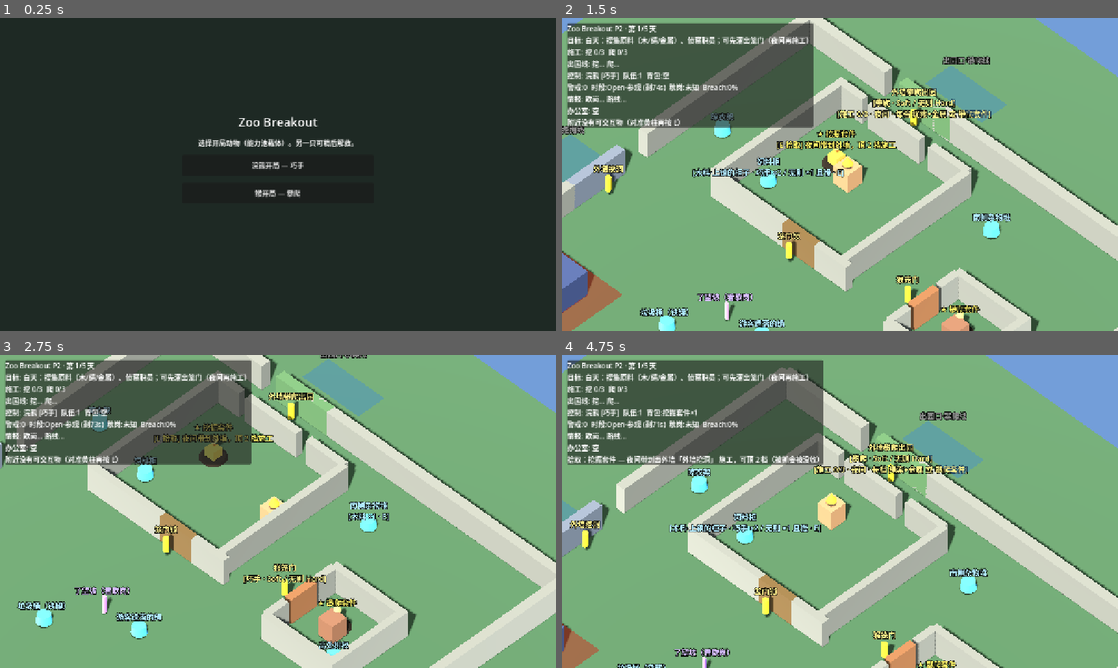
Above: before the commit, frames 1-4 (two rows, left to right).
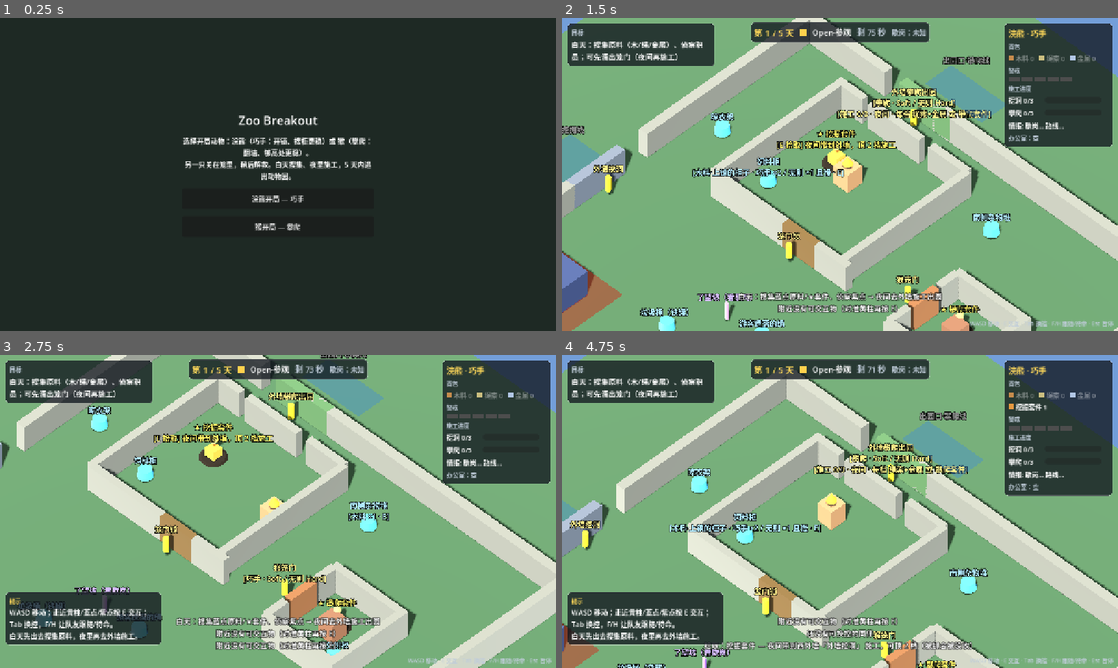
Above: after the commit, the same moments.

Repository: CoraStarX/ZooBreakout
Game: Godot game, scene res://scenes/boot/start_select.tscn
The game is run twice, just before and just after one commit, with the same random seed, the same clock (stepped at 60 frames per second) and the same inputs.
Inputs (mouse positions are in pixels of both pictures, inside the frame that each line leads up to):
- Up to frame 1 (0.25 s): no input
- Up to frame 2 (1.5 s): click "浣熊开局 — 巧手" at 0.5 s; tap Enter at 1.25 s; move the mouse to (962, 158) at 1.27 s; hold D (move_right) from 1.28 s (still down); tap E (interact) at 1.35 s; click (962, 158) at 1.42 s
- Up to frame 3 (2.75 s): move the mouse to (166, 527) at 2.02 s; release D (move_right) at 2.03 s; hold S (move_back) from 2.03 s (still down); tap E (interact) at 2.1 s; click (166, 527) at 2.17 s
- Up to frame 4 (4.75 s): move the mouse to (895, 442) at 2.77 s; release S (move_back) at 2.78 s; hold D (move_right) 2.78-3.53 s; hold F (order_follow) 2.78-3.53 s; click (895, 442) at 2.92 s; tap E (interact) at 3.05, 3.8, 4.55 s; move the mouse to (812, 574) at 3.52 s; hold W (move_forward) 3.53-4.28 s; tap H (order_hold) at 3.6 s; click (812, 574) at 3.67 s; move the mouse to (1006, 558) at 4.27 s; hold A (move_left) from 4.28 s (still down); hold Tab (switch_animal) from 4.28 s (still down); click (1006, 558) at 4.42 s

The runs differ from the first frame. In frame 1, 2.2% of the frame differs, in the area x 32-67%, y 31-68%; in frame 2, 25%; in frame 3, 30%; in frame 4, 31%, in the area x 1-100%, y 1-99%.

Commit message:
Add in-game HUD, onboarding hints, pause menu, and CI workflow
- GameHUD: top bar (day/phase/clock/rest), objective, status column
  (inventory, alert pips, route progress, intel), message log
- HintDirector: one-time contextual hints persisted via UserPrefs
  (headless runs never write prefs)
- PauseMenu (Esc/Start): controls, hints toggle/reset, volume, back to title
- Debug panel moved behind F3; title screen explains starters
- tests: p2_ui; .github/workflows/tests.yml runs tools/run_tests.sh

Co-Authored-By: Claude Sonnet 5.5 <noreply@anthropic.com>

Diff:
--- a/content/levels/zoo_world.gd
+++ b/content/levels/zoo_world.gd
@@ -93,6 +93,17 @@
 	_result_ui = RUN_RESULT_SCENE.instantiate() as CanvasLayer
 	add_child(_result_ui)
 	add_child(DayBanner.new())
+	var hud := GameHUD.new()
+	hud.name = "GameHUD"
+	add_child(hud)
+	var hints := HintDirector.new()
+	hints.name = "Hints"
+	hints.hud = hud
+	add_child(hints)
+	var pause_menu := PauseMenu.new()
+	pause_menu.name = "PauseMenu"
+	pause_menu.hint_director = hints
+	add_child(pause_menu)
 	Bus.interact_feedback.emit("白天：搜集蓝点原料/★套件、侦察紫点 → 夜间去外墙施工出园")
 
 
--- a/content/ui/day_banner.gd
+++ b/content/ui/day_banner.gd
@@ -14,7 +14,7 @@
 	_panel = PanelContainer.new()
 	_panel.set_anchors_preset(Control.PRESET_CENTER_TOP)
 	_panel.grow_horizontal = Control.GROW_DIRECTION_BOTH
-	_panel.position.y = 24
+	_panel.position.y = 70
 	_panel.modulate.a = 0.0
 	_panel.mouse_filter = Control.MOUSE_FILTER_IGNORE
 	var box := VBoxContainer.new()
--- a/content/ui/debug_hud.gd
+++ b/content/ui/debug_hud.gd
@@ -7,6 +7,7 @@
 
 
 func _ready() -> void:
+	visible = false ## the real HUD is GameHUD; F3 toggles this developer panel
 	Bus.interact_feedback.connect(_on_feedback)
 	Bus.animal_switched.connect(func(_a): _refresh())
 	Bus.alert_changed.connect(func(_l): _refresh())
@@ -20,7 +21,13 @@
 
 
 func _process(_delta: float) -> void:
-	_refresh()
+	if visible:
+		_refresh()
+
+
+func _unhandled_key_input(event: InputEvent) -> void:
+	if event is InputEventKey and event.pressed and not event.echo and event.keycode == KEY_F3:
+		visible = not visible
 
 
 func _inventory_text(a: AnimalActor) -> String:
--- /dev/null
+++ b/content/ui/game_hud.gd
@@ -0,0 +1,296 @@
+class_name GameHUD
+extends CanvasLayer
+## In-game HUD: top bar (day / phase / clock), objective (left), status column (right),
+## message log + onboarding hint (bottom). Polls the level root at ~8 Hz — no per-frame text churn.
+
+const REFRESH_SEC := 0.12
+const LOG_LINES := 3
+const LOG_SEC := 6.0
+
+const PHASE_COLORS := {
+	Clock.Phase.OPEN: Color(1.0, 0.82, 0.3),
+	Clock.Phase.CLOSE: Color(1.0, 0.55, 0.3),
+	Clock.Phase.NIGHT_PATROL: Color(0.45, 0.6, 1.0),
+	Clock.Phase.NIGHT_QUIET: Color(0.55, 0.45, 0.9),
+}
+const ITEM_COLORS := {
+	&"wood": Color(0.78, 0.55, 0.3),
+	&"rope": Color(0.8, 0.75, 0.5),
+	&"metal": Color(0.7, 0.78, 0.9),
+	&"dig_kit": Color(0.9, 0.6, 0.25),
+	&"climb_kit": Color(0.4, 0.8, 0.45),
+}
+const ITEM_ORDER: Array[StringName] = [&"wood", &"rope", &"metal", &"dig_kit", &"climb_kit"]
+
+var _day_l: Label
+var _phase_l: Label
+var _phase_chip: ColorRect
+var _time_l: Label
+var _rest_l: Label
+var _obj_l: Label
+var _who_l: Label
+var _item_rows: Dictionary = {}
+var _alert_pips: Array[ColorRect] = []
+var _intel_l: Label
+var _dig_bar: ProgressBar
+var _climb_bar: ProgressBar
+var _dig_l: Label
+var _climb_l: Label
+var _office_l: Label
+var _log_l: Label
+var _hint_panel: PanelContainer
+var _hint_l: Label
+var _hint_tween: Tween
+var _keys_l: Label
+var _since: float = 0.0
+var _log: Array = [] ## [text, expire_msec]
+
+
+func _ready() -> void:
+	layer = 5
+	_build()
+	Bus.interact_feedback.connect(_push_log)
+	_refresh()
+
+
+func _process(delta: float) -> void:
+	_since += delta
+	if _since >= REFRESH_SEC:
+		_since = 0.0
+		_refresh()
+	_trim_log()
+
+
+## Onboarding text shown bottom-left for a few seconds.
+func show_hint(text: String, seconds: float = 10.0) -> void:
+	_hint_l.text = text
+	_hint_panel.visible = true
+	_hint_panel.modulate.a = 1.0
+	if _hint_tween and _hint_tween.is_valid():
+		_hint_tween.kill()
+	_hint_tween = create_tween()
+	_hint_tween.tween_interval(seconds)
+	_hint_tween.tween_property(_hint_panel, "modulate:a", 0.0, 0.8)
+	_hint_tween.tween_callback(func() -> void: _hint_panel.visible = false)
+
+
+func hide_hint() -> void:
+	if _hint_tween and _hint_tween.is_valid():
+		_hint_tween.kill()
+	_hint_panel.visible = false
+
+
+func _build() -> void:
+	var root := Control.new()
+	root.set_anchors_preset(Control.PRESET_FULL_RECT)
+	root.mouse_filter = Control.MOUSE_FILTER_IGNORE
+	add_child(root)
+
+	## --- top bar ---
+	var top := UIKit.panel(Vector2(0, 0), 8)
+	top.set_anchors_preset(Control.PRESET_CENTER_TOP)
+	top.grow_horizontal = Control.GROW_DIRECTION_BOTH
+	top.position.y = 10
+	root.add_child(top)
+	var th := HBoxContainer.new()
+	th.add_theme_constant_override("separation", 14)
+	top.add_child(th)
+	_day_l = UIKit.label("", 20, UIKit.ACCENT)
+	th.add_child(_day_l)
+	_phase_chip = UIKit.swatch(Color.WHITE, Vector2(14, 14))
+	th.add_child(_phase_chip)
+	_phase_l = UIKit.label("", 18)
+	th.add_child(_phase_l)
+	_time_l = UIKit.label("", 18, UIKit.TEXT_DIM)
+	th.add_child(_time_l)
+	_rest_l = UIKit.label("", 16, UIKit.TEXT_DIM)
+	th.add_child(_rest_l)
+
+	## --- objective (left) ---
+	var left := UIKit.panel(Vector2(340, 0))
+	left.position = Vector2(12, 12)
+	root.add_child(left)
+	var lv := VBoxContainer.new()
+	lv.add_theme_constant_override("separation", 4)
+	left.add_child(lv)
+	lv.add_child(UIKit.label("目标", 14, UIKit.TEXT_DIM))
+	_obj_l = UIKit.label("", 17)
+	_obj_l.autowrap_mode = TextServer.AUTOWRAP_WORD_SMART
+	_obj_l.custom_minimum_size = Vector2(320, 0)
+	lv.add_child(_obj_l)
+
+	## --- status (right) ---
+	var right := UIKit.panel(Vector2(250, 0))
+	right.set_anchors_preset(Control.PRESET_TOP_RIGHT)
+	right.grow_horizontal = Control.GROW_DIRECTION_BEGIN
+	right.offset_left = -12.0
+	right.offset_right = -12.0
+	right.offset_top = 12.0
+	right.offset_bottom = 12.0
+	root.add_child(right)
+	var rv := VBoxContainer.new()
+	rv.add_theme_constant_override("separation", 6)
+	right.add_child(rv)
+	_who_l = UIKit.label("", 18, UIKit.ACCENT)
+	rv.add_child(_who_l)
+	rv.add_child(UIKit.label("背包", 13, UIKit.TEXT_DIM))
+	var inv := HFlowContainer.new()
+	inv.add_theme_constant_override("h_separation", 12)
+	inv.mouse_filter = Control.MOUSE_FILTER_IGNORE
+	rv.add_child(inv)
+	for id in ITEM_ORDER:
+		var row := HBoxContainer.new()
+		row.add_theme_constant_override("separation", 4)
+		row.add_child(UIKit.swatch(ITEM_COLORS[id]))
+		var l := UIKit.label("", 15)
+		row.add_child(l)
+		inv.add_child(row)
+		_item_rows[id] = {"row": row, "label": l}
+	rv.add_child(UIKit.label("警戒", 13, UIKit.TEXT_DIM))
+	var pips := HBoxContainer.new()
+	pips.add_theme_constant_override("separation", 4)
+	rv.add_child(pips)
+	for i in GameConst.MAX_ALERT_LEVEL:
+		var pip := UIKit.swatch(Color(0.3, 0.3, 0.3), Vector2(26, 10))
+		pips.add_child(pip)
+		_alert_pips.append(pip)
+	rv.add_child(UIKit.label("施工进度", 13, UIKit.TEXT_DIM))
+	var dig_row := HBoxContainer.new()
+	_dig_l = UIKit.label("挖洞", 15)
+	_dig_l.custom_minimum_size = Vector2(80, 0)
+	dig_row.add_child(_dig_l)
+	_dig_bar = _bar()
+	dig_row.add_child(_dig_bar)
+	rv.add_child(dig_row)
+	var climb_row := HBoxContainer.new()
+	_climb_l = UIKit.label("攀爬", 15)
+	_climb_l.custom_minimum_size = Vector2(80, 0)
+	climb_row.add_child(_climb_l)
+	_climb_bar = _bar()
+	climb_row.add_child(_climb_bar)
+	rv.add_child(climb_row)
+	_intel_l = UIKit.label("", 15)
+	rv.add_child(_intel_l)
+	_office_l = UIKit.label("", 14, UIKit.TEXT_DIM)
+	rv.add_child(_office_l)
+
+	## --- message log (bottom center) ---
+	_log_l = UIKit.label("", 17)
+	_log_l.horizontal_alignment = HORIZONTAL_ALIGNMENT_CENTER
+	_log_l.add_theme_color_override("font_outline_color", Color(0, 0, 0, 0.9))
+	_log_l.add_theme_constant_override("outline_size", 6)
+	_log_l.set_anchors_preset(Control.PRESET_CENTER_BOTTOM)
+	_log_l.grow_horizontal = Control.GROW_DIRECTION_BOTH
+	_log_l.grow_vertical = Control.GROW_DIRECTION_BEGIN
+	_log_l.offset_top = -40.0
+	_log_l.offset_bottom = -40.0
+	root.add_child(_log_l)
+
+	## --- onboarding hint (bottom left) ---
+	_hint_panel = UIKit.panel(Vector2(360, 0))
+	_hint_panel.set_anchors_preset(Control.PRESET_BOTTOM_LEFT)
+	_hint_panel.grow_vertical = Control.GROW_DIRECTION_BEGIN
+	_hint_panel.offset_left = 12.0
+	_hint_panel.offset_right = 12.0
+	_hint_panel.offset_top = -52.0
+	_hint_panel.offset_bottom = -52.0
+	_hint_panel.visible = false
+	root.add_child(_hint_panel)
+	var hv := VBoxContainer.new()
+	_hint_panel.add_child(hv)
+	hv.add_child(UIKit.label("提示", 13, UIKit.ACCENT))
+	_hint_l = UIKit.label("", 16)
+	_hint_l.autowrap_mode = TextServer.AUTOWRAP_WORD_SMART
+	_hint_l.custom_minimum_size = Vector2(340, 0)
+	hv.add_child(_hint_l)
+
+	## --- key legend (bottom right) ---
+	_keys_l = UIKit.label("WASD 移动 · E 交互 · Tab 换控 · F/H 跟随/待命 · Esc 暂停", 13, UIKit.TEXT_DIM)
+	_keys_l.set_anchors_preset(Control.PRESET_BOTTOM_RIGHT)
+	_keys_l.grow_horizontal = Control.GROW_DIRECTION_BEGIN
+	_keys_l.grow_vertical = Control.GROW_DIRECTION_BEGIN
+	_keys_l.offset_left = -12.0
+	_keys_l.offset_right = -12.0
+	_keys_l.offset_top = -8.0
+	_keys_l.offset_bottom = -8.0
+	root.add_child(_keys_l)
+
+
+func _bar() -> ProgressBar:
+	var b := ProgressBar.new()
+	b.min_value = 0
+	b.max_value = GameConst.ROUTE_TIERS
+	b.show_percentage = false
+	b.custom_minimum_size = Vector2(130, 14)
+	b.size_flags_vertical = Control.SIZE_SHRINK_CENTER
+	b.mouse_filter = Control.MOUSE_FILTER_IGNORE
+	return b
+
+
+func _push_log(message: String) -> void:
+	_log.append([message, Time.get_ticks_msec() + int(LOG_SEC * 1000.0)])
+	while _log.size() > LOG_LINES:
+		_log.pop_front()
+	_render_log()
+
+
+func _trim_log() -> void:
+	var now := Time.get_ticks_msec()
+	var changed := false
+	while not _log.is_empty() and int(_log[0][1]) < now:
+		_log.pop_front()
+		changed = true
+	if changed:
+		_render_log()
+
+
+func _render_log() -> void:
+	var lines := PackedStringArray()
+	for e in _log:
+		lines.append(String(e[0]))
+	_log_l.text = "\n".join(lines)
+
+
+func _refresh() -> void:
+	var world := get_tree().get_first_node_in_group("zoo_world")
+	var session: RunSession = null
+	if world and world.get("session") is RunSession:
+		session = world.get("session")
+
+	_day_l.text = "第 %d / %d 天" % [Clock.day, GameConst.DEADLINE_DAY]
+	_phase_l.text = Clock.phase_name()
+	_phase_chip.color = PHASE_COLORS.get(Clock.phase, Color.WHITE)
+	_time_l.text = "剩 %d 秒" % int(ceil(Clock.phase_remaining()))
+	_rest_l.text = "歇岗：未知"
+	if session and session.has_intel(IntelIds.REST_TIME):
+		_rest_l.text = "歇岗中" if Clock.phase == Clock.Phase.NIGHT_QUIET else "距歇岗 %d 秒" % int(Clock.seconds_until_quiet())
+
+	if world and world.has_method("current_objective"):
+		_obj_l.text = str(world.call("current_objective"))
+
+	var me: AnimalActor = null
+	if world and world.has_method("controlled_animal"):
+		me = world.call("controlled_animal")
+	if me and me.def:
+		var detained := ""
+		if me.is_confined:
+			detained = "  [短押 %d 秒]" % int(ceil(CaptureFlow.detention_left(me)))
+		_who_l.text = "%s · %s%s" % [me.def.display_name, me.def.capability_labels(), detained]
+		for id in ITEM_ORDER:
+			var n := me.item_count(id)
+			var entry: Dictionary = _item_rows[id]
+			(entry["row"] as Control).visible = n > 0 or KitIds.is_material(id)
+			(entry["label"] as Label).text = "%s %d" % [KitIds.display_name(id), n]
+			(entry["label"] as Label).modulate = Color.WHITE if n > 0 else Color(1, 1, 1, 0.4)
+	for i in _alert_pips.size():
+		_alert_pips[i].color = Color(0.9, 0.25, 0.2) if i < Alert.level else Color(0.3, 0.3, 0.3)
+
+	if session:
+		var dig: int = session.route_tiers[RunSession.ExitRoute.DIG]
+		var climb: int = session.route_tiers[RunSession.ExitRoute.CLIMB]
+		_dig_bar.value = dig
+		_climb_bar.value = climb
+		_dig_l.text = "挖洞 ✓" if session.route_dig_ready else "挖洞 %d/%d" % [dig, GameConst.ROUTE_TIERS]
+		_climb_l.text = "攀爬 ✓" if session.route_climb_ready else "攀爬 %d/%d" % [climb, GameConst.ROUTE_TIERS]
+		_intel_l.text = session.intel_line()
+	_office_l.text = "办公室：%s" % OfficeStorage.summary()
--- /dev/null
+++ b/content/ui/hint_director.gd
@@ -0,0 +1,50 @@
+class_name HintDirector
+extends Node
+## Onboarding: contextual one-time hints. "Seen" state persists in UserPrefs; can be switched off / reset
+## from the pause menu. Never blocks input.
+
+const HINTS := {
+	&"start": "WASD 移动；走近黄柱/蓝点/紫点按 E 交互；Tab 换控，F/H 让队友跟随/待命。\\n白天先出去搜集原料，夜里再去外墙施工。",
+	&"gather": "原料夜里施工用：挖洞每档 木料+金属，攀爬每档 绳索+金属。\\n金属稀缺——冒险去职员工具间，或趁职员停步从背后偷他的工具车。",
+	&"close": "闭园了，很快入夜。白天的搜集到此为止，准备去外墙。",
+	&"night": "夜间：去西/南外墙按 E 施工（分 3 档）。红色扇形是职员视线；他歇岗时最安全，吵的 Hard 施工也不会引来人。",
+	&"captured": "被抓：物品进办公室，你在笼内短押一小会儿（笼里还能搜集）。同伴可以撬门救你，但笼门当天会加固，开锁更费劲。",
+	&"intel": "情报会跨天保留。知道职员歇岗时间，就能挑最安全的窗口施工。",
+	&"rescued": "同伴入队！Tab 换控——不同动物的能力能让同一件事更稳更快，也能分头行动。",
+}
+const SEEN := "hints_seen"
+
+var hud: GameHUD
+var enabled: bool = true
+
+
+func _ready() -> void:
+	enabled = bool(UserPrefs.get_value("prefs", "hints_enabled", true))
+	Bus.material_gathered.connect(func(_id: StringName, _n: int) -> void: trigger(&"gather"))
+	Bus.captured.connect(func(_a: Node3D) -> void: trigger(&"captured"))
+	Bus.intel_gained.connect(func(_id: StringName) -> void: trigger(&"intel"))
+	Bus.animal_rescued.connect(func(_id: StringName) -> void: trigger(&"rescued"))
+	Bus.phase_changed.connect(func(p: int) -> void:
+		if p == Clock.Phase.CLOSE:
+			trigger(&"close")
+		elif p == Clock.Phase.NIGHT_PATROL:
+			trigger(&"night")
+	)
+	get_tree().create_timer(1.5).timeout.connect(func() -> void: trigger(&"start"))
+
+
+func trigger(id: StringName) -> void:
+	if not enabled or hud == null or not HINTS.has(id):
+		return
+	if bool(UserPrefs.get_value(SEEN, String(id), false)):
+		return
+	UserPrefs.set_value(SEEN, String(id), true)
+	hud.show_hint(String(HINTS[id]).replace("\\n", "\n"))
+
+
+static func set_enabled(on: bool) -> void:
+	UserPrefs.set_value("prefs", "hints_enabled", on)
+
+
+static func reset_seen() -> void:
+	UserPrefs.clear_section(SEEN)
--- /dev/null
+++ b/content/ui/pause_menu.gd
@@ -0,0 +1,123 @@
+class_name PauseMenu
+extends CanvasLayer
+## Esc pause menu: resume, controls, onboarding toggle/reset, volume, back to title.
+
+var hint_director: HintDirector
+
+var _root: Control
+var _help: Label
+var _resume: Button
+var _slider: HSlider
+
+
+func _ready() -> void:
+	layer = 30
+	process_mode = Node.PROCESS_MODE_ALWAYS
+	_build()
+	_root.visible = false
+	_apply_volume(float(UserPrefs.get_value("prefs", "master_linear", 0.8)))
+
+
+func _unhandled_input(event: InputEvent) -> void:
+	if not event.is_action_pressed("pause"):
+		return
+	if _run_finished():
+		return
+	toggle()
+	get_viewport().set_input_as_handled()
+
+
+func toggle() -> void:
+	var show := not _root.visible
+	_root.visible = show
+	get_tree().paused = show
+	if show:
+		_help.visible = false
+		_resume.grab_focus()
+
+
+func _run_finished() -> bool:
+	var world := get_tree().get_first_node_in_group("zoo_world")
+	return world != null and world.get("session") is RunSession and (world.get("session") as RunSession).is_finished()
+
+
+func _build() -> void:
+	_root = Control.new()
+	_root.set_anchors_preset(Control.PRESET_FULL_RECT)
+	add_child(_root)
+	var dim := ColorRect.new()
+	dim.set_anchors_preset(Control.PRESET_FULL_RECT)
+	dim.color = Color(0.02, 0.03, 0.05, 0.7)
+	_root.add_child(dim)
+	var center := CenterContainer.new()
+	center.set_anchors_preset(Control.PRESET_FULL_RECT)
+	_root.add_child(center)
+	var panel := UIKit.panel(Vector2(420, 0), 20)
+	panel.mouse_filter = Control.MOUSE_FILTER_STOP
+	center.add_child(panel)
+	var v := VBoxContainer.new()
+	v.add_theme_constant_override("separation", 10)
+	panel.add_child(v)
+	var title := UIKit.label("已暂停", 28, UIKit.ACCENT)
+	title.horizontal_alignment = HORIZONTAL_ALIGNMENT_CENTER
+	v.add_child(title)
+	_resume = Button.new()
+	_resume.text = "继续"
+	_resume.pressed.connect(toggle)
+	v.add_child(_resume)
+	var help_btn := Button.new()
+	help_btn.text = "操作说明"
+	help_btn.pressed.connect(func() -> void: _help.visible = not _help.visible)
+	v.add_child(help_btn)
+	_help = UIKit.label(
+		"WASD / 左摇杆  移动（相对相机）\nE / 手柄 A  交互：搜集、观察、施工、开笼门\nTab / 手柄 Y  换控\nF · H / LB · RB  队友跟随 · 待命\nEsc  暂停\n\n红色扇形 = 职员视线。夜间施工，白天搜集。",
+		15, UIKit.TEXT_DIM)
+	_help.visible = false
+	_help.autowrap_mode = TextServer.AUTOWRAP_WORD_SMART
+	_help.custom_minimum_size = Vector2(380, 0)
+	v.add_child(_help)
+	var hints := CheckButton.new()
+	hints.text = "新手引导提示"
+	hints.button_pressed = bool(UserPrefs.get_value("prefs", "hints_enabled", true))
+	hints.toggled.connect(func(on: bool) -> void:
+		HintDirector.set_enabled(on)
+		if hint_director:
+			hint_director.enabled = on
+	)
+	v.add_child(hints)
+	var reset_btn := Button.new()
+	reset_btn.text = "重置引导（再次显示全部提示）"
+	reset_btn.pressed.connect(func() -> void:
+		HintDirector.reset_seen()
+		Bus.interact_feedback.emit("引导已重置")
+	)
+	v.add_child(reset_btn)
+	var vol_row := HBoxContainer.new()
+	vol_row.add_child(UIKit.label("音量", 16))
+	_slider = HSlider.new()
+	_slider.min_value = 0.0
+	_slider.max_value = 1.0
+	_slider.step = 0.05
+	_slider.value = float(UserPrefs.get_value("prefs", "master_linear", 0.8))
+	_slider.custom_minimum_size = Vector2(250, 20)
+	_slider.size_flags_horizontal = Control.SIZE_EXPAND_FILL
+	_slider.value_changed.connect(func(val: float) -> void:
+		_apply_volume(val)
+		UserPrefs.set_value("prefs", "master_linear", val)
+	)
+	vol_row.add_child(_slider)
+	v.add_child(vol_row)
+	var quit_btn := Button.new()
+	quit_btn.text = "回标题（放弃本局）"
+	quit_btn.pressed.connect(_to_title)
+	v.add_child(quit_btn)
+
+
+func _apply_volume(linear: float) -> void:
+	AudioServer.set_bus_volume_db(0, linear_to_db(maxf(linear, 0.0001)))
+
+
+func _to_title() -> void:
+	get_tree().paused = false
+	RunLifecycle.reset()
+	get_tree().change_scene_to_file("res://scenes/boot/start_select.tscn")
--- a/content/ui/start_select.gd
+++ b/content/ui/start_select.gd
@@ -9,7 +9,7 @@
 func _ready() -> void:
 	mouse_filter = Control.MOUSE_FILTER_STOP
 	if _hint:
-		_hint.text = "选择开局动物（能力池载体）。另一只可稍后解救。"
+		_hint.text = "选择开局动物：浣熊（巧手：开锁、搜柜更稳）或 猴（攀爬：翻墙、够高处更稳）。\n另一只关在笼里，稍后解救。白天搜集、夜里施工，5 天内逃出动物园。"
 	# Connect in code so instance/main wrapping never drops .tscn connections.
 	if _raccoon_btn and not _raccoon_btn.pressed.is_connected(_on_raccoon_pressed):
 		_raccoon_btn.pressed.connect(_on_raccoon_pressed)
--- /dev/null
+++ b/content/ui/ui_kit.gd
@@ -0,0 +1,40 @@
+class_name UIKit
+extends RefCounted
+## Small shared UI builders so HUD / pause menu look consistent (no theme file yet).
+
+const BG := Color(0.07, 0.09, 0.12, 0.78)
+const BORDER := Color(1, 1, 1, 0.12)
+const TEXT_DIM := Color(0.75, 0.8, 0.85)
+const ACCENT := Color(1.0, 0.85, 0.35)
+
+
+static func panel(min_size: Vector2 = Vector2.ZERO, margin: int = 10) -> PanelContainer:
+	var p := PanelContainer.new()
+	var sb := StyleBoxFlat.new()
+	sb.bg_color = BG
+	sb.border_color = BORDER
+	sb.set_border_width_all(1)
+	sb.set_corner_radius_all(8)
+	sb.set_content_margin_all(margin)
+	p.add_theme_stylebox_override("panel", sb)
+	p.custom_minimum_size = min_size
+	p.mouse_filter = Control.MOUSE_FILTER_IGNORE
+	return p
+
+
+static func label(text: String, size: int = 16, color: Color = Color.WHITE) -> Label:
+	var l := Label.new()
+	l.text = text
+	l.add_theme_font_size_override("font_size", size)
+	l.add_theme_color_override("font_color", color)
+	l.mouse_filter = Control.MOUSE_FILTER_IGNORE
+	return l
+
+
+static func swatch(color: Color, size: Vector2 = Vector2(12, 12)) -> ColorRect:
+	var c := ColorRect.new()
+	c.color = color
+	c.custom_minimum_size = size
+	c.size_flags_vertical = Control.SIZE_SHRINK_CENTER
+	c.mouse_filter = Control.MOUSE_FILTER_IGNORE
+	return c
--- a/core/autoload/game.gd
+++ b/core/autoload/game.gd
@@ -25,6 +25,8 @@
 	_bind_joy_button("switch_animal", JOY_BUTTON_Y)
 	_bind_key("order_follow", KEY_F)
 	_bind_joy_button("order_follow", JOY_BUTTON_LEFT_SHOULDER)
+	_bind_key("pause", KEY_ESCAPE)
+	_bind_joy_button("pause", JOY_BUTTON_START)
 	_bind_key("order_hold", KEY_H)
 	_bind_joy_button("order_hold", JOY_BUTTON_RIGHT_SHOULDER)
 	## Debug-only shortcuts (gated in zoo_world when debug_enabled).
--- /dev/null
+++ b/core/user_prefs.gd
@@ -0,0 +1,41 @@
+class_name UserPrefs
+extends RefCounted
+## Tiny persistent player preferences (user://prefs.cfg). Disabled in headless runs so tests never write it.
+
+const PATH := "user://prefs.cfg"
+
+static var _cfg: ConfigFile
+static var _loaded: bool = false
+
+
+static func enabled() -> bool:
+	return DisplayServer.get_name() != "headless"
+
+
+static func _ensure() -> void:
+	if _loaded:
+		return
+	_loaded = true
+	_cfg = ConfigFile.new()
+	if enabled():
+		_cfg.load(PATH)
+
+
+static func get_value(section: String, key: String, default: Variant = null) -> Variant:
+	_ensure()
+	return _cfg.get_value(section, key, default)
+
+
+static func set_value(section: String, key: String, value: Variant) -> void:
+	_ensure()
+	_cfg.set_value(section, key, value)
+	if enabled():
+		_cfg.save(PATH)
+
+
+static func clear_section(section: String) -> void:
+	_ensure()
+	if _cfg.has_section(section):
+		_cfg.erase_section(section)
+		if enabled():
+			_cfg.save(PATH)
--- /dev/null
+++ b/prototypes/p2_ui.gd
@@ -0,0 +1,81 @@
+extends Node
+## HUD / 引导提示 / 暂停菜单（无头可验证的部分）。
+## godot --headless --path . res://prototypes/p2_ui.tscn
+
+var _pass_n := 0
+var _fail_n := 0
+
+
+func _ready() -> void:
+	print("=== P2 UI ===")
+	Game.debug_enabled = false
+	Game.selected_starter_id = &"raccoon"
+	RunLifecycle.reset()
+	Clock.auto_advance = false
+	var world: Node3D = (load("res://scenes/world/zoo_p0.tscn") as PackedScene).instantiate()
+	add_child(world)
+	await get_tree().process_frame
+	await get_tree().process_frame
+	var hud: GameHUD = world.get_node_or_null("GameHUD")
+	var hints: HintDirector = world.get_node_or_null("Hints")
+	var pause: PauseMenu = world.get_node_or_null("PauseMenu")
+	var dbg := world.get_node_or_null("DebugHUD") as CanvasLayer
+	_check(hud != null and hints != null and pause != null, "HUD / 引导 / 暂停菜单已挂载")
+	_check(dbg != null and not dbg.visible, "调试面板默认隐藏（F3 开关）")
+	_check(not UserPrefs.enabled(), "无头模式不写用户偏好文件")
+
+	## HUD reflects state.
+	await get_tree().create_timer(0.3).timeout
+	_check(hud._day_l.text.contains("1") and hud._day_l.text.contains(str(GameConst.DEADLINE_DAY)), "顶栏显示天数 '%s'" % hud._day_l.text)
+	_check(hud._obj_l.text != "", "目标栏有内容")
+	var me: AnimalActor = world.call("controlled_animal")
+	me.inventory.append(KitIds.WOOD)
+	me.inventory.append(KitIds.WOOD)
+	await get_tree().create_timer(0.3).timeout
+	_check((hud._item_rows[KitIds.WOOD]["label"] as Label).text.ends_with("2"), "背包显示木料 ×2")
+	Alert.level = 3
+	await get_tree().create_timer(0.3).timeout
+	var lit := 0
+	for pip in hud._alert_pips:
+		if pip.color.r > 0.8:
+			lit += 1
+	_check(lit == 3, "警戒条点亮 3 格")
+	var session: RunSession = world.get("session")
+	session.set_route_tiers(RunSession.ExitRoute.DIG, 2)
+	await get_tree().create_timer(0.3).timeout
+	_check(hud._dig_bar.value == 2 and hud._dig_l.text.contains("2/"), "施工进度条 2 档")
+
+	## Message log keeps the latest lines only.
+	for i in 5:
+		Bus.interact_feedback.emit("消息 %d" % i)
+	_check(hud._log.size() == GameHUD.LOG_LINES and hud._log_l.text.contains("消息 4") and not hud._log_l.text.contains("消息 0"), "消息栏只保留最近 %d 条" % GameHUD.LOG_LINES)
+
+	## Hints fire once per id.
+	hints.trigger(&"night")
+	_check(hud._hint_panel.visible and hud._hint_l.text.contains("夜间"), "夜间提示出现")
+	hud.hide_hint()
+	hints.trigger(&"night")
+	_check(not hud._hint_panel.visible, "同一提示只出现一次")
+	hints.enabled = false
+	hints.trigger(&"intel")
+	_check(not hud._hint_panel.visible, "关闭引导后不再提示")
+
+	## Pause toggles tree pause; blocked once the run is over.
+	pause.toggle()
+	_check(get_tree().paused and pause._root.visible, "暂停菜单打开并暂停游戏")
+	pause.toggle()
+	_check(not get_tree().paused and not pause._root.visible, "再次切换恢复")
+	_check(InputMap.has_action("pause"), "pause 输入动作存在")
+
+	print("")
+	print("=== P2 UI SUMMARY pass=%d fail=%d ===" % [_pass_n, _fail_n])
+	get_tree().quit(0 if _fail_n == 0 else 1)
+
+
+func _check(ok: bool, msg: String) -> void:
+	if ok:
+		_pass_n += 1
+		print("PASS ", msg)
+	else:
+		_fail_n += 1
+		print("FAIL ", msg)
--- /dev/null
+++ b/prototypes/p2_ui.tscn
@@ -0,0 +1,6 @@
+[gd_scene load_steps=2 format=3]
+
+[ext_resource type="Script" path="res://prototypes/p2_ui.gd" id="1"]
+
+[node name="P2UI" type="Node"]
+script = ExtResource("1")
Not shown, added: content/ui/game_hud.gd.uid
Not shown, added: content/ui/hint_director.gd.uid
Not shown, added: content/ui/pause_menu.gd.uid
Not shown, added: content/ui/ui_kit.gd.uid
Not shown, added: core/user_prefs.gd.uid
Not shown, added: prototypes/p2_ui.gd.uid
Not shown, added: .github/workflows/tests.yml
Not shown, changed: CLAUDE.md
Not shown, changed: docs/TECH.md
Not shown, changed: docs/qa_reports/latest_report.md
Not shown, changed: tools/run_tests.sh
